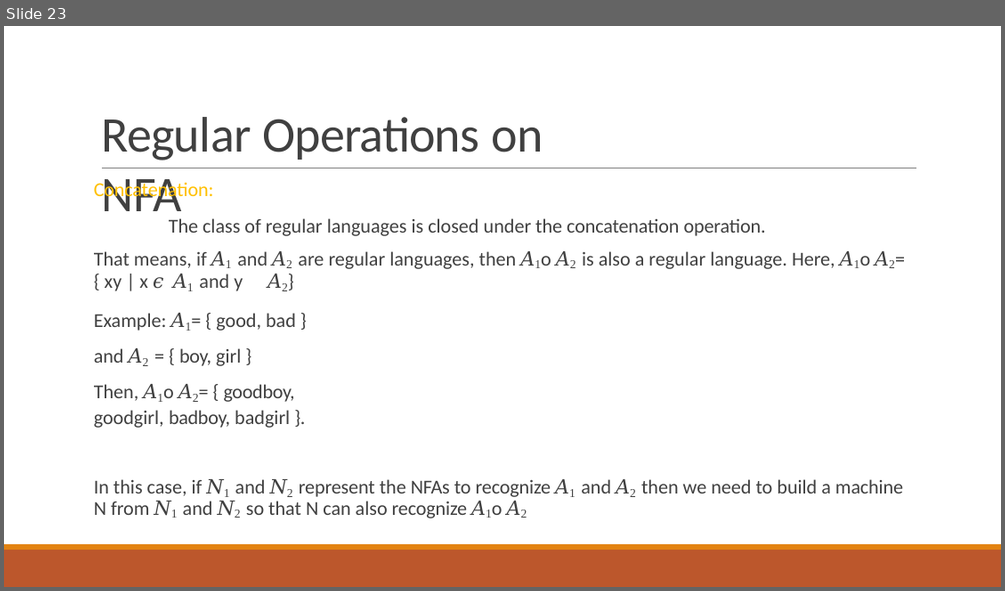
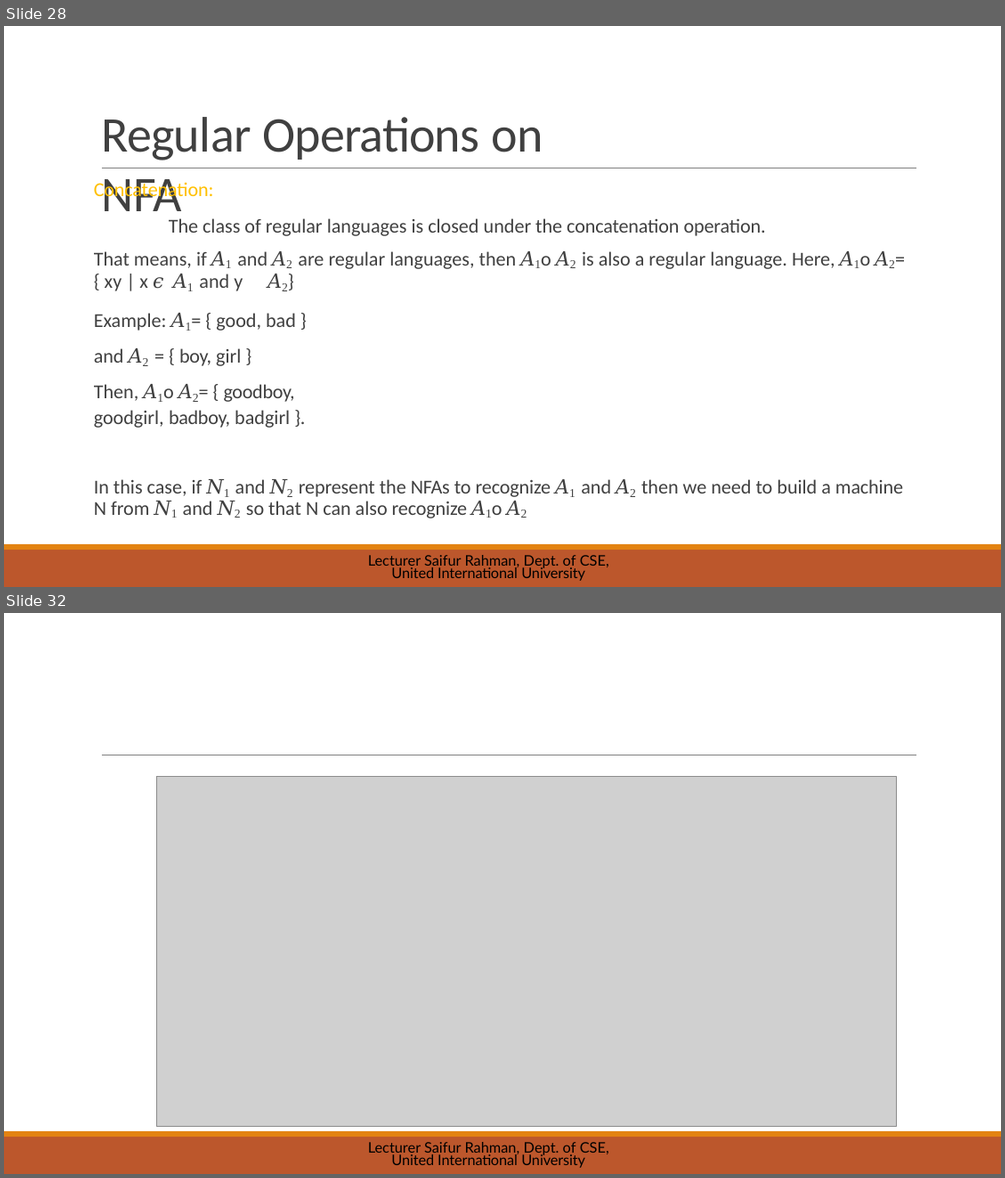
Before and after one commit to saifurrahman1701/UIU-Courses-Materials-, a slide deck: BSCSE/[251] Spring 2025/Theory of Computation_CSE 2233/Slides/06 - NFA.pptx. Shown one above the other, each under a label of ours: slide 23 before the commit, slides 28 and 32 after it; the slides between them are not shown. The pictures are 1005x591 and 1005x1178 pixels, drawn with LibreOffice and Linux fonts; fonts in the diff are those of the drawing; grey boxes stand for pictures. Boxes give left, top, right and bottom in pixels: in the first picture for what was removed or moved away, otherwise in the second. Text is boxed around its words. In the diff, an @@ line names an element or a change of style, - is before the commit and + after.

```diff
--- a/BSCSE/[251] Spring 2025/Theory of Computation_CSE 2233/Slides/06 - NFA.pptx
+++ b/BSCSE/[251] Spring 2025/Theory of Computation_CSE 2233/Slides/06 - NFA.pptx
@@ slide 32 added at (x1=4, y1=613, x2=1001, y2=1174), background #FFFFFF; not listed: 3 template elements that a slide beside it also shows @@
@@ picture added at (x1=156, y1=777, x2=896, y2=1127) @@
@@ text added at (x1=368, y1=1142, x2=609, y2=1167), 14 pt, text #000000 @@
+Lecturer Saifur Rahman, Dept. of CSE, United International University
@@ what was slide 23 is now slide 28 @@
@@ slide 28 changed as well @@
@@ text added at (x1=368, y1=555, x2=609, y2=580), 14 pt, text #000000 @@
+Lecturer Saifur Rahman, Dept. of CSE, United International University
```
Also in this commit, not shown: 40 other slides changed, 11 other slides added, 7 slides removed, 9 other files.
